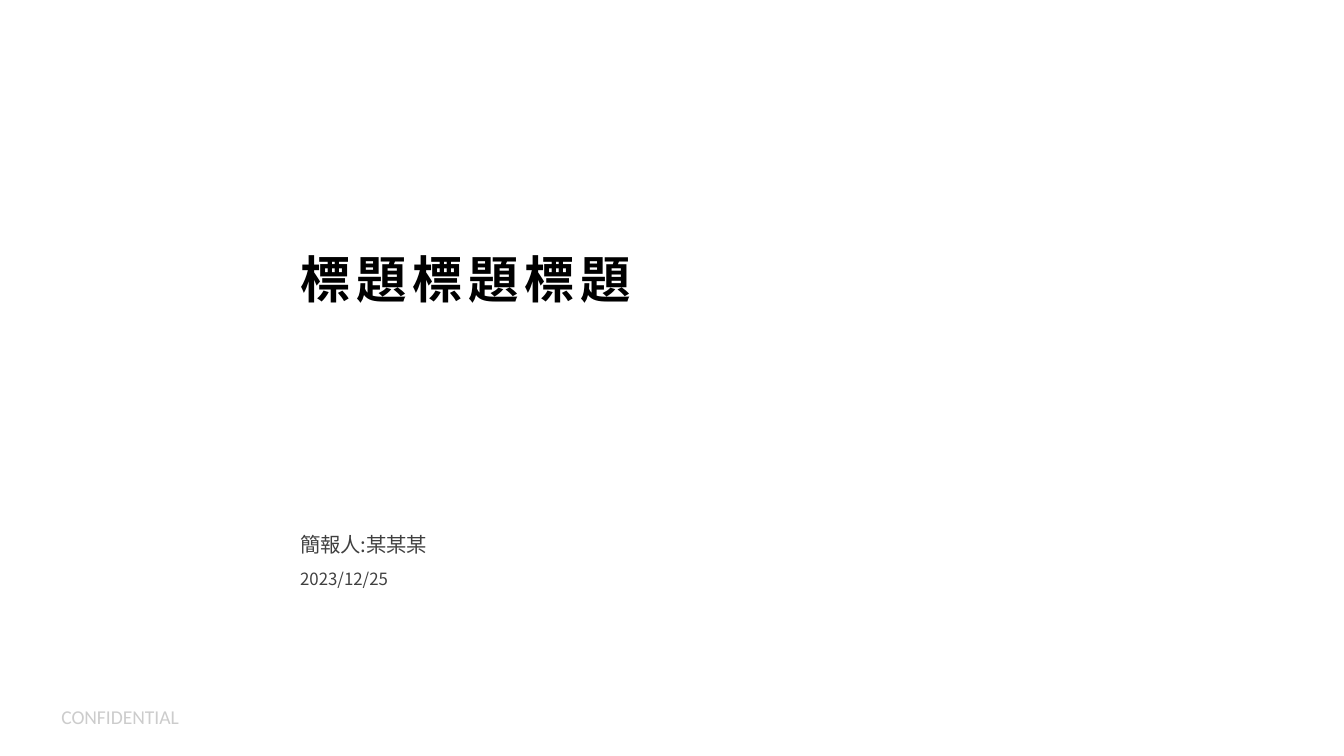
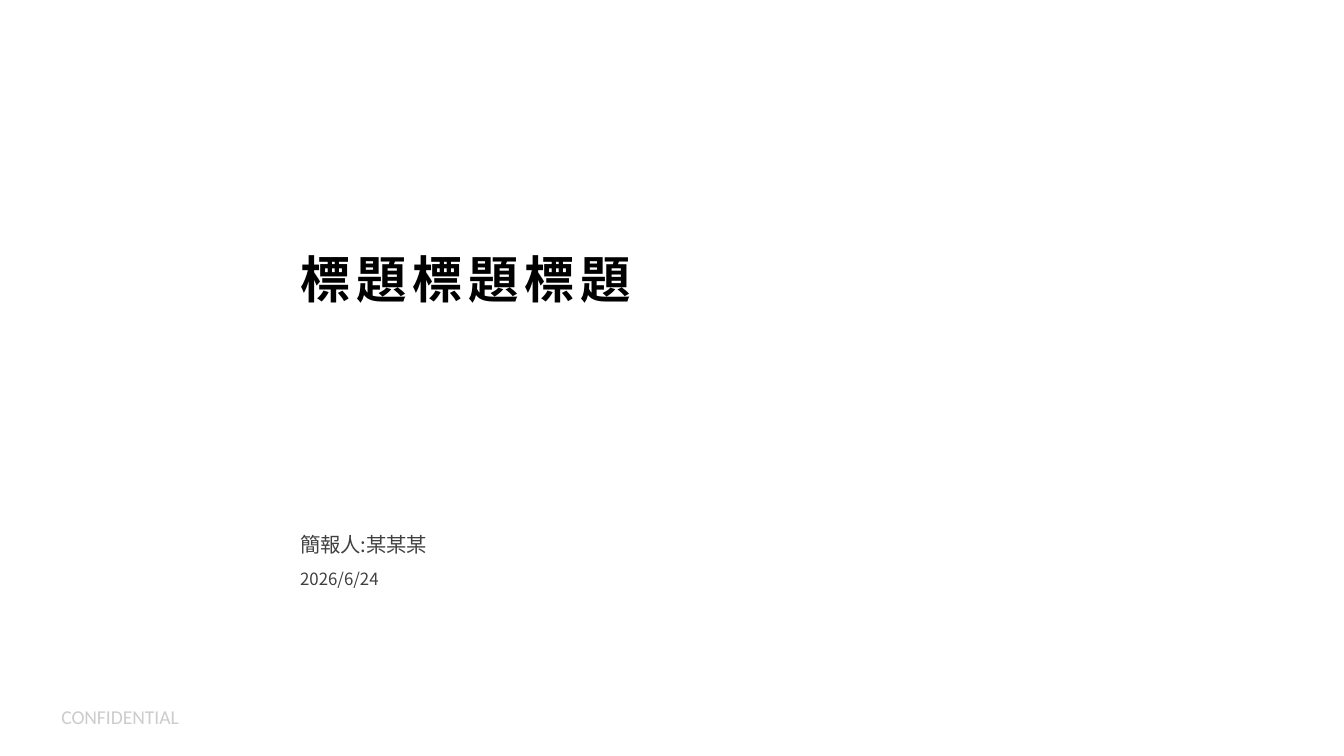
Before and after one commit to qqnjy/Private, a slide deck: slide 1 of backend/templates/igs_master.pptx. Drawn at 1344x756 pixels with LibreOffice and Linux fonts; fonts in the diff are those of the drawing; background and template pictures are left out. Boxes give left, top, right and bottom in pixels: in the first picture for what was removed or moved away, otherwise in the second. Text is boxed around its words. In the diff, an @@ line names an element or a change of style, - is before the commit and + after.

Commit message:
Add FB views, live detection, cache for AI reports and PPT refinements
PPT:
- Use updated IGS template; all content slides now use the white
  layout (14_標題及內容) — the red layout is no longer touched
- TOP post snapshot (image + metrics) is folded into each platform
  slide via the layout's picture placeholder
- Layout indices updated to match the 4-layout template

FB Graph API:
- Pull video.views from the video object directly — this matches
  what Meta Business Suite shows in its UI (often 5-50× higher
  than the deprecated post_video_views, which only counts ≥3s plays)
- Cross-reference /page/live_videos to flag live broadcasts so
  the UI / report can show a 🔴 LIVE badge and the live_views count
- Expose unique / 15s / avg watch time alongside total views

AI report:
- Drop Threads from prompt and slides JSON entirely
- Tolerate raw control chars + fence wrappers in the LLM output
  (strict=False, regex fence stripping, broadest-{...} fallback)
- Cache outline+slides in a new `reports` Supabase table keyed by
  brand_name + week_start + week_end; same week = 0 LLM tokens
- New "重新生成" button in the UI forces refresh=true to bypass cache

Frontend:
- Prominent badge for views (orange) and live broadcasts (red pulsing)
- Auto-load cached posts on brand/week change
- Show 已快取 vs 剛生成 status with timestamp on the report panel

```diff
--- a/backend/templates/igs_master.pptx
+++ b/backend/templates/igs_master.pptx
@@ text at box(300, 572, 378, 588): text changed @@
-2023/12/25
+2026/6/24
```
Also in this commit, not shown: 1 slide added, 5 slides removed, 8 other files.
